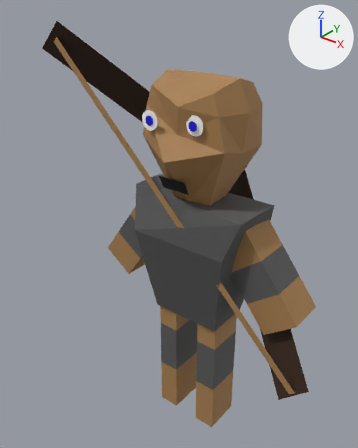
A saved change to the OBJ model King Of Kings Docs/Models/archer1.obj.
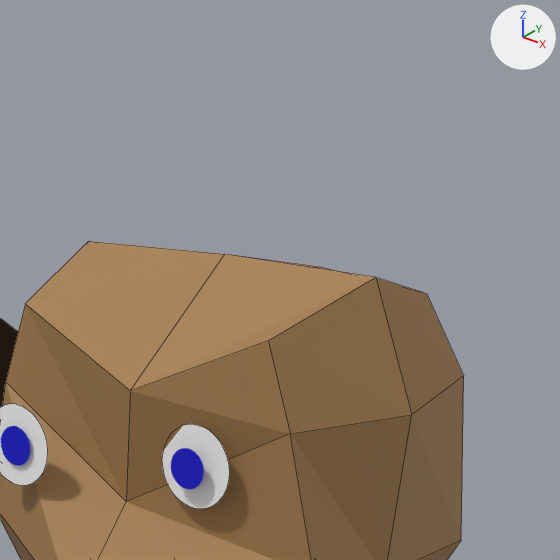
Each version appears first whole from a 50 mm camera at (4.01, -5.51, 7.09) aimed at (-0.47, 0.09, 3.62), and next in a close-up on the part from 41% to 80% of the width and 2% to 33% of the height. Arrows for +X, +Y and +Z are at upper right; the lights stay in place. The close-ups show mesh edges as thin lines. Where no turn or scale is listed for an object, it has been applied to the vertices.
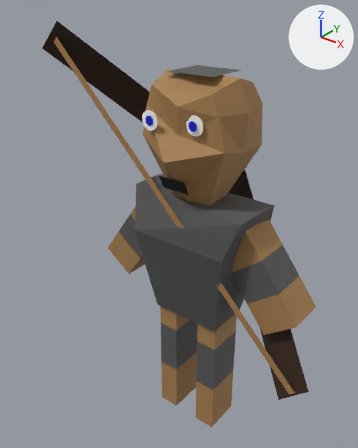
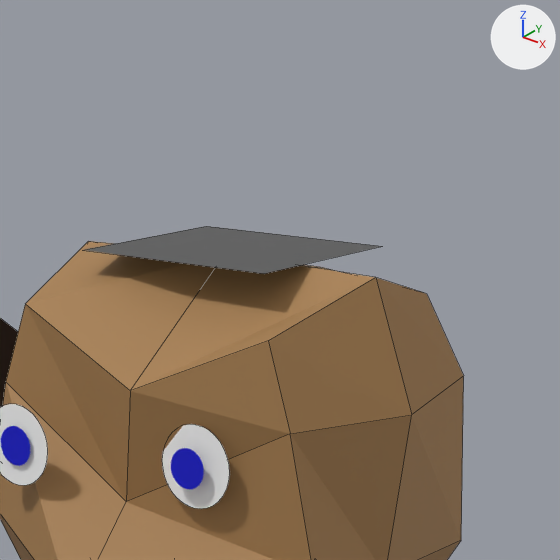
Diff of the bpy script that builds the scene:
```diff
--- a/King Of Kings Docs/Models/archer1.obj.py
+++ b/King Of Kings Docs/Models/archer1.obj.py
@@ me_plane_004_plane_001 @@
+me_plane_004_plane_001.from_pydata([(-0.403, -0.278, 6.034), (0.346, -0.278, 6.034), (-0.403, 0.42, 6.034), (0.346, 0.42, 6.034)], [], [(0, 1, 3, 2)])
+me_plane_004_plane_001.materials.append(mat_material_008)  # dark grey #585858
@@ ob_plane_004_plane_001 @@
+ob_plane_004_plane_001 = bpy.data.objects.new('Plane.004_Plane.001', me_plane_004_plane_001)
+ob_plane_004_plane_001.location = (0.0, 0.0, 0.0)
```

Pixel boxes (x1, y1, x2, y2) of what changed, in the close-ups (560 x 560 px):
'Plane.004_Plane.001', added: after (85, 226, 382, 274)
